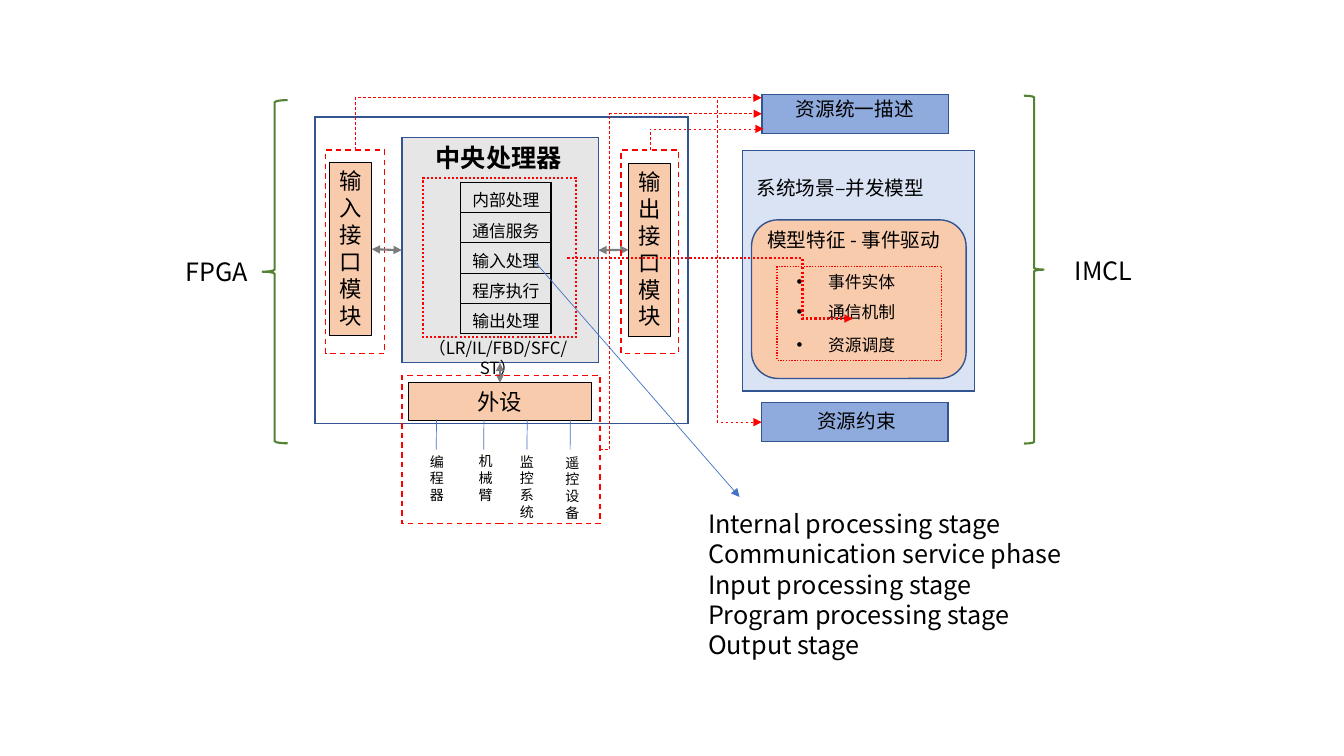
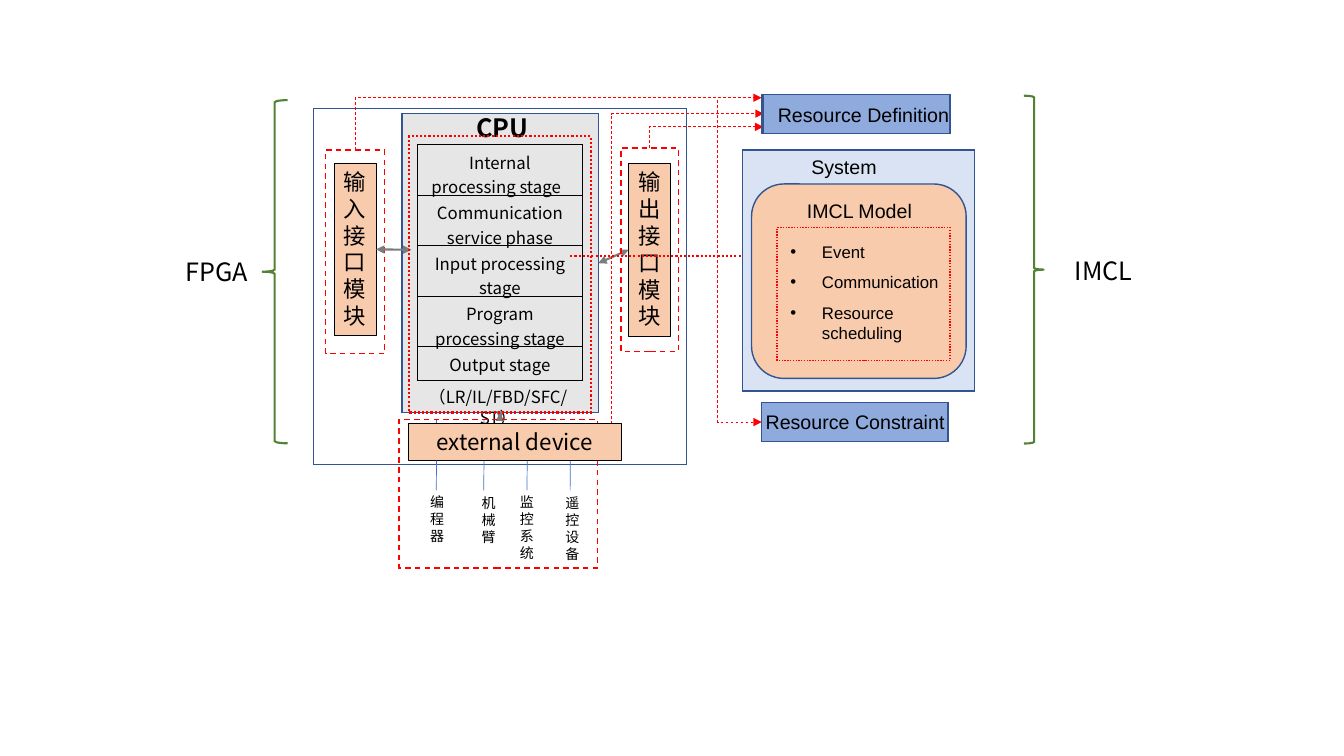
Before and after one commit to moondancefox/IMCL-codegeneration, a slide deck: slide 9 of 代码生成图集.pptx. Drawn at 1344x756 pixels with LibreOffice and Linux fonts; fonts in the diff are those of the drawing. Boxes give left, top, right and bottom in pixels: in the first picture for what was removed or moved away, otherwise in the second. Text is boxed around its words. In the diff, an @@ line names an element or a change of style, - is before the commit and + after.

```diff
--- a/代码生成图集.pptx
+++ b/代码生成图集.pptx
@@ rectangle resized from (x1=315, y1=117, x2=688, y2=423) to (x1=314, y1=109, x2=687, y2=465) @@
@@ rectangle resized from (x1=402, y1=137, x2=599, y2=362) to (x1=402, y1=114, x2=599, y2=413) @@
@@ text at (x1=476, y1=113, x2=528, y2=138): text changed @@
-中央处理器
+CPU
@@ elbow arrow (602, 450) - (764, 114): route changed @@
@@ rectangle added at (x1=764, y1=95, x2=951, y2=134), fill #8FAADC, outline #325491 1 pt @@
@@ text added at (x1=778, y1=107, x2=949, y2=123), 14 pt, text #000000 @@
+Resource Definition
@@ rectangle resized from (x1=423, y1=178, x2=577, y2=338) to (x1=409, y1=136, x2=592, y2=412) @@
@@ table at (x1=417, y1=145, x2=582, y2=380) @@
-row 1, column 1: 内部处理
+row 1, column 1: Internal processing stage
-row 2, column 1: 通信服务
+row 2, column 1: Communication service phase
-row 3, column 1: 输入处理
+row 3, column 1: Input processing stage
-row 4, column 1: 程序执行
+row 4, column 1: Program processing stage
-row 5, column 1: 输出处理
+row 5, column 1: Output stage
@@ table resized from (x1=461, y1=182, x2=552, y2=334) to (x1=417, y1=145, x2=582, y2=380) @@
@@ elbow arrow (649, 148) - (763, 127): route changed @@
@@ rectangle "输入接口模块" moved from (x1=330, y1=162, x2=372, y2=336) to (x1=334, y1=163, x2=376, y2=337) @@
@@ text at (x1=811, y1=160, x2=876, y2=178): text changed; font Noto Sans CJK SC to Arial @@
-系统场景–并发模型
+System
@@ rounded rectangle resized from (x1=752, y1=220, x2=967, y2=378) to (x1=752, y1=185, x2=967, y2=379) @@
@@ text at (x1=807, y1=203, x2=911, y2=219): text changed; font Noto Sans CJK SC to Arial @@
-模型特征 - 事件驱动
+IMCL Model
@@ rectangle resized from (x1=777, y1=266, x2=942, y2=360) to (x1=777, y1=228, x2=950, y2=361) @@
@@ double arrow moved from (372, 249) - (402, 250) to (376, 249) - (411, 250) @@
@@ arrow removed from (534, 261) to (740, 497) @@
@@ elbow arrow moved from (568, 258) - (853, 319) to (571, 256) - (856, 317) @@
@@ double arrow moved from (599, 250) - (629, 250) to (599, 263) - (629, 250) @@
@@ text at (x1=822, y1=246, x2=865, y2=258): text changed; font Noto Sans CJK SC to Arial @@
-• 事件实体
+• Event
@@ text at (x1=822, y1=276, x2=938, y2=288): text changed; font Noto Sans CJK SC to Arial @@
-• 通信机制
+• Communication
@@ text at (x1=822, y1=307, x2=902, y2=343): text changed; font Noto Sans CJK SC to Arial @@
-• 资源调度
+• Resource scheduling
@@ text "（LR/IL/FBD/SFC/ST）" rewrapped from (x1=429, y1=337, x2=567, y2=379) to (x1=429, y1=389, x2=567, y2=424) @@
@@ rectangle removed at (x1=409, y1=383, x2=592, y2=420) @@
-外设
@@ rectangle moved from (x1=402, y1=376, x2=601, y2=524) to (x1=399, y1=419, x2=598, y2=568) @@
@@ double arrow moved from (500, 363) - (500, 383) to (500, 412) - (500, 419) @@
@@ text at (x1=766, y1=414, x2=944, y2=430): text changed; font Noto Sans CJK SC to Arial @@
-资源约束
+Resource Constraint
@@ rectangle added at (x1=409, y1=423, x2=621, y2=461), fill #F8CBAD, outline #000000 0.5 pt, 16 pt, text #000000 @@
+external device
@@ line added from (437, 461) to (437, 491), #4472C4 0.5 pt @@
@@ line added from (484, 461) to (484, 491), #4472C4 0.5 pt @@
@@ 3 texts, 2 lines moved together from (x1=430, y1=419, x2=579, y2=519) to (x1=430, y1=461, x2=579, y2=560) @@
@@ text "机械臂" moved from (x1=479, y1=454, x2=493, y2=501) to (x1=482, y1=496, x2=496, y2=543) @@
@@ text removed at (x1=708, y1=513, x2=1062, y2=660) @@
-Internal processing stage
-Communication service phase
-Input processing stage
-Program processing stage
-Output stage
```
Also in this commit, not shown: 2 other slides changed, 11 other files.
